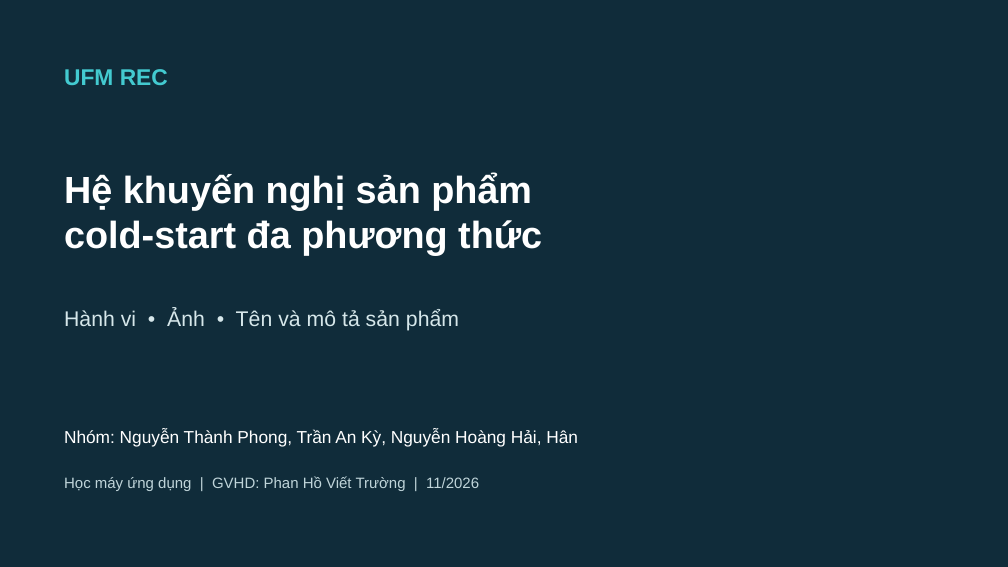
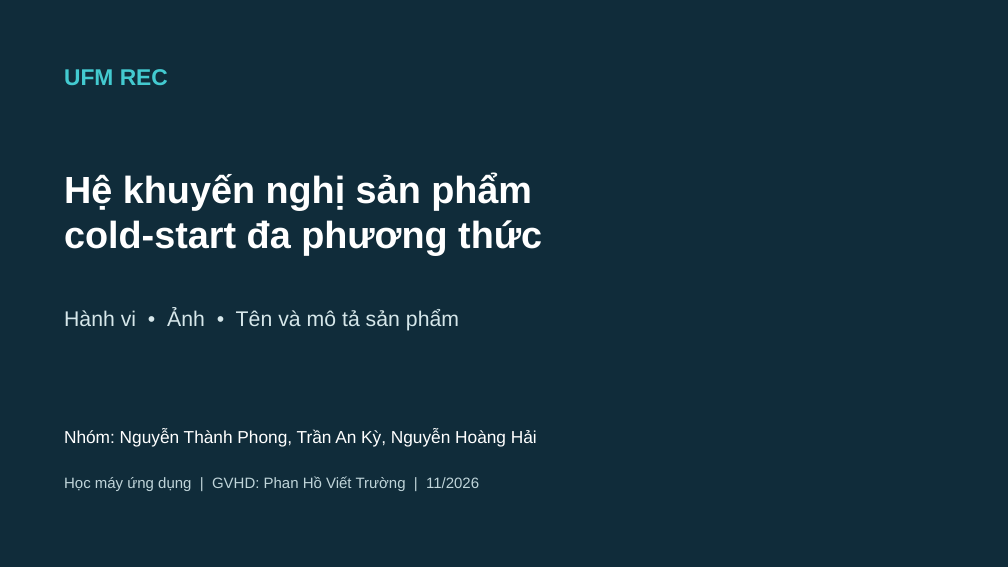
Before and after one commit to anky06-ky/UFM-Rec, a slide deck: slide 1 of output/presentation/UFM_Rec_Bao_Ve_20261103.pptx. Drawn at 1008x567 pixels with LibreOffice and Linux fonts; fonts in the diff are those of the drawing. Boxes give left, top, right and bottom in pixels: in the first picture for what was removed or moved away, otherwise in the second. Text is boxed around its words. In the diff, an @@ line names an element or a change of style, - is before the commit and + after.

```diff
--- a/output/presentation/UFM_Rec_Bao_Ve_20261103.pptx
+++ b/output/presentation/UFM_Rec_Bao_Ve_20261103.pptx
@@ text at bbox=[64, 429, 537, 447]: text changed @@
-Nhóm: Nguyễn Thành Phong, Trần An Kỳ, Nguyễn Hoàng Hải, Hân
+Nhóm: Nguyễn Thành Phong, Trần An Kỳ, Nguyễn Hoàng Hải
```
Also in this commit, not shown: 2 other slides changed, 28 other files.
